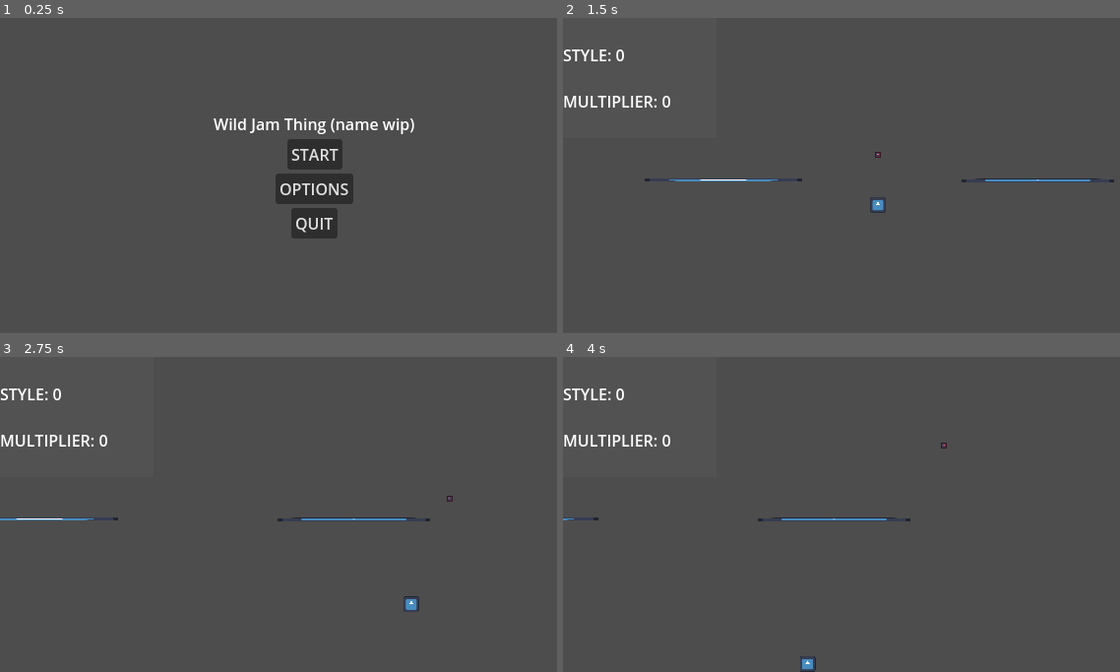
Above: before the commit, frames 1-4 (two rows, left to right).
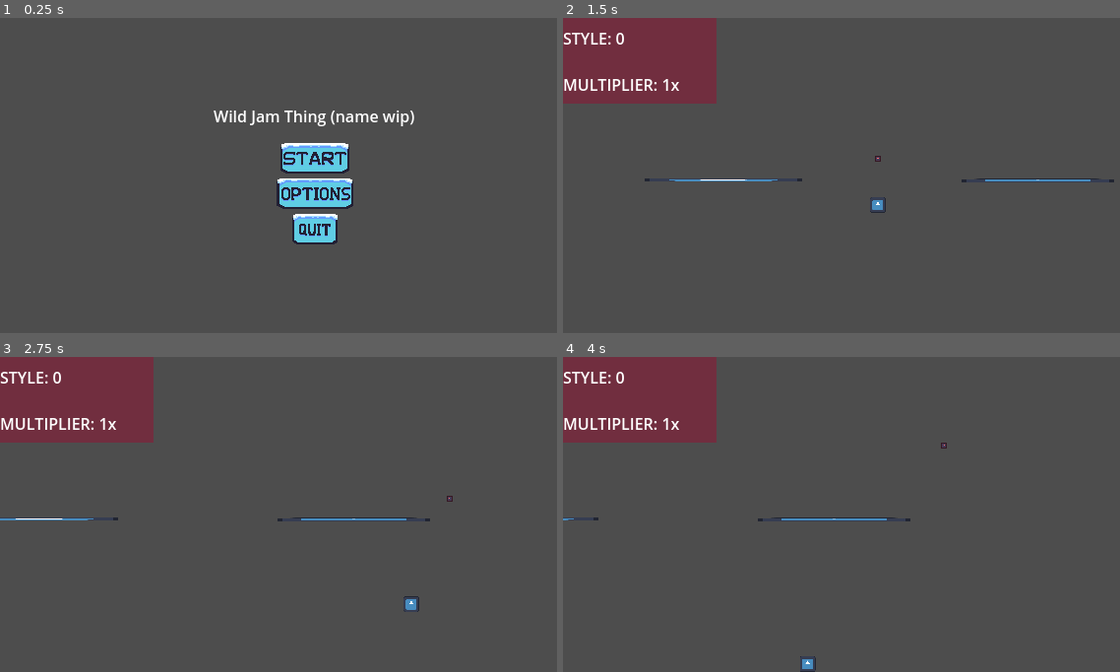
Above: after the commit, the same moments.

Repository: TBNEO/freezer_v2
Game: Godot game, scene res://Ui/main_menu.tscn
The game is run twice, just before and just after one commit, with the same random seed, the same clock (stepped at 60 frames per second) and the same inputs. The engine's default icon, where the game draws it, is replaced by a stand-in: a white triangle on a blue panel in a dark square.
Inputs (mouse positions are in pixels of both pictures, inside the frame that each line leads up to; where the layout moved, square brackets give the same spot in the first picture):
- Up to frame 1 (0.25 s): no input
- Up to frame 2 (1.5 s): click (880, 194) [874, 188] at 0.5 s; click (880, 159) [880, 153] at 1.25 s
- Up to frame 3 (2.75 s): tap Enter at 2 s; move the mouse to (451, 498) at 2.02 s; hold D (right) from 2.03 s (still down); tap Shift (dash) at 2.1 s; click (451, 498) at 2.17 s; tap Space (jump) at 2.27 s
- Up to frame 4 (4 s): release D (right) at 2.75 s; drag from (752, 530) to (847, 577) at 2.77 s; move the mouse to (941, 445) at 3.52 s; hold A (left) from 3.53 s (still down); tap Backspace at 3.6 s

The runs differ from the first frame. In frame 1, 4.4% of the frame differs, in the area x 38-75%, y 29-72%; in frame 2, 7.7%, in the area x 0-95%, y 0-62%; in frame 3, 7.6%; in frame 4, 7.6%.

Commit message:
Added button textures

Diff:
--- a/Ui/main_menu.tscn
+++ b/Ui/main_menu.tscn
@@ -1,6 +1,11 @@
-[gd_scene load_steps=2 format=3 uid="uid://ckqgr58khpyk1"]
+[gd_scene load_steps=6 format=3 uid="uid://ckqgr58khpyk1"]
 
 [ext_resource type="Script" path="res://Ui/main_menu.gd" id="1_unafi"]
+[ext_resource type="Texture2D" uid="uid://cuxdfxpe8bmrb" path="res://assets/ui/start_button.png" id="2_mcjy3"]
+[ext_resource type="Texture2D" uid="uid://f2s3aj45qd3y" path="res://assets/ui/options_button.png" id="3_tp26x"]
+[ext_resource type="Texture2D" uid="uid://dlljqfmaytyg0" path="res://assets/ui/quit_button.png" id="4_8pfeq"]
+
+[sub_resource type="StyleBoxEmpty" id="StyleBoxEmpty_i76i1"]
 
 [node name="MAIN MENU" type="Control"]
 layout_mode = 3
@@ -25,20 +30,25 @@
 text = "Wild Jam Thing (name wip)"
 horizontal_alignment = 1
 
-[node name="START" type="Button" parent="VBoxContainer"]
+[node name="HSeparator" type="HSeparator" parent="VBoxContainer"]
+layout_mode = 2
+theme_override_constants/separation = 8
+theme_override_styles/separator = SubResource("StyleBoxEmpty_i76i1")
+
+[node name="START" type="TextureButton" parent="VBoxContainer"]
 layout_mode = 2
 size_flags_horizontal = 4
-text = "START"
+texture_normal = ExtResource("2_mcjy3")
 
-[node name="OPTIONS" type="Button" parent="VBoxContainer"]
+[node name="OPTIONS" type="TextureButton" parent="VBoxContainer"]
 layout_mode = 2
 size_flags_horizontal = 4
-text = "OPTIONS"
+texture_normal = ExtResource("3_tp26x")
 
-[node name="QUIT" type="Button" parent="VBoxContainer"]
+[node name="QUIT" type="TextureButton" parent="VBoxContainer"]
 layout_mode = 2
 size_flags_horizontal = 4
-text = "QUIT"
+texture_normal = ExtResource("4_8pfeq")
 
 [connection signal="button_down" from="VBoxContainer/START" to="." method="_on_start_button_down"]
 [connection signal="button_down" from="VBoxContainer/OPTIONS" to="." method="_on_options_button_down"]
--- a/Ui/pause_menu.tscn
+++ b/Ui/pause_menu.tscn
@@ -1,6 +1,9 @@
-[gd_scene load_steps=2 format=3 uid="uid://c0nt2ei1ryy4f"]
+[gd_scene load_steps=5 format=3 uid="uid://c0nt2ei1ryy4f"]
 
 [ext_resource type="Script" path="res://scenes/pause_menu.gd" id="1_nc0aw"]
+[ext_resource type="Texture2D" uid="uid://d3to3dot8wib2" path="res://assets/ui/resume_button.png" id="2_ls71n"]
+[ext_resource type="Texture2D" uid="uid://f2s3aj45qd3y" path="res://assets/ui/options_button.png" id="3_rbyb5"]
+[ext_resource type="Texture2D" uid="uid://b736su48v0vho" path="res://assets/ui/exit_button.png" id="4_wv61u"]
 
 [node name="PauseMenu" type="Control"]
 layout_mode = 3
@@ -27,20 +30,20 @@
 text = "PAUSED"
 horizontal_alignment = 1
 
-[node name="resume" type="Button" parent="VBoxContainer"]
+[node name="resume" type="TextureButton" parent="VBoxContainer"]
 layout_mode = 2
 size_flags_horizontal = 4
-text = "RESUME"
+texture_normal = ExtResource("2_ls71n")
 
-[node name="options" type="Button" parent="VBoxContainer"]
+[node name="options" type="TextureButton" parent="VBoxContainer"]
 layout_mode = 2
 size_flags_horizontal = 4
-text = "OPTIONS"
+texture_normal = ExtResource("3_rbyb5")
 
-[node name="exit to title" type="Button" parent="VBoxContainer"]
+[node name="exit to title" type="TextureButton" parent="VBoxContainer"]
 layout_mode = 2
 size_flags_horizontal = 4
-text = "EXIT TO TITLE"
+texture_normal = ExtResource("4_wv61u")
 
 [connection signal="button_down" from="VBoxContainer/resume" to="." method="_on_resume_button_down"]
 [connection signal="button_down" from="VBoxContainer/options" to="." method="_on_options_button_down"]
--- a/Ui/score_display.gd
+++ b/Ui/score_display.gd
@@ -12,4 +12,4 @@
 func _process(delta):
 	if !Stats.is_node_ready(): return
 	style.text = "STYLE: " + str(Stats.Style)
-	style_combo.text = "MULTIPLIER: " + str(Stats.StyleBoost)
+	style_combo.text = "MULTIPLIER: " + str(Stats.StyleBoost) + "x"
--- a/Ui/score_display.tscn
+++ b/Ui/score_display.tscn
@@ -16,8 +16,8 @@
 [node name="ColorRect" type="ColorRect" parent="."]
 layout_mode = 0
 offset_right = 156.0
-offset_bottom = 122.0
-color = Color(0.34902, 0.34902, 0.34902, 0.396078)
+offset_bottom = 87.0
+color = Color(0.660712, 0, 0.167705, 0.396078)
 
 [node name="VBoxContainer" type="VBoxContainer" parent="ColorRect"]
 layout_mode = 1
--- a/autoloads/STATS.gd
+++ b/autoloads/STATS.gd
@@ -5,7 +5,7 @@
 var Healthlock := 0.0
 
 var Style := 0
-var StyleBoost := 0
+var StyleBoost := 1
 
 var Crosshair
 
--- a/project.godot
+++ b/project.godot
@@ -75,5 +75,6 @@
 
 [rendering]
 
+textures/canvas_textures/default_texture_filter=0
 renderer/rendering_method="gl_compatibility"
 renderer/rendering_method.mobile="gl_compatibility"
Binary file added: assets/ui/exit_button.png
Not shown, added: assets/ui/exit_button.png.import
Binary file added: assets/ui/options_button.png
Not shown, added: assets/ui/options_button.png.import
Binary file added: assets/ui/quit_button.png
Not shown, added: assets/ui/quit_button.png.import
Binary file added: assets/ui/resume_button.png
Not shown, added: assets/ui/resume_button.png.import
Binary file added: assets/ui/start_button.png
Not shown, added: assets/ui/start_button.png.import
